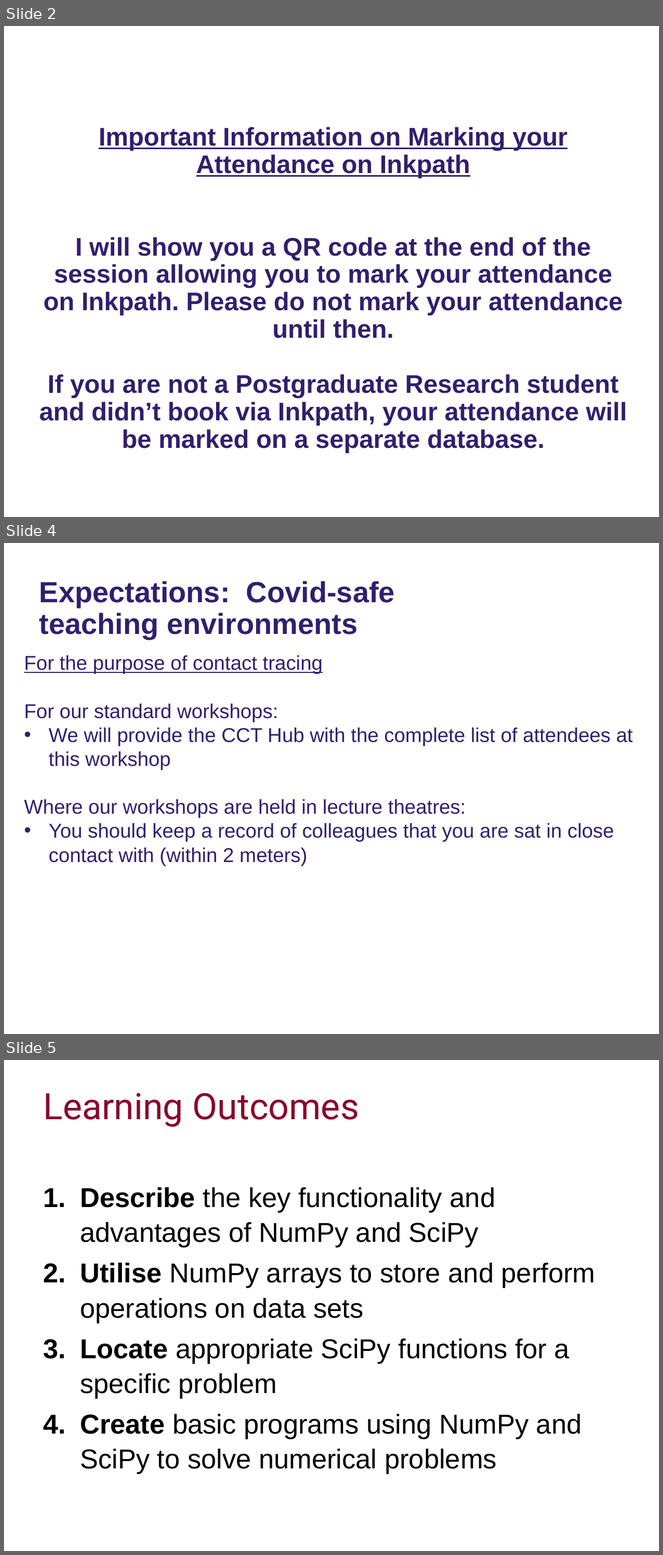
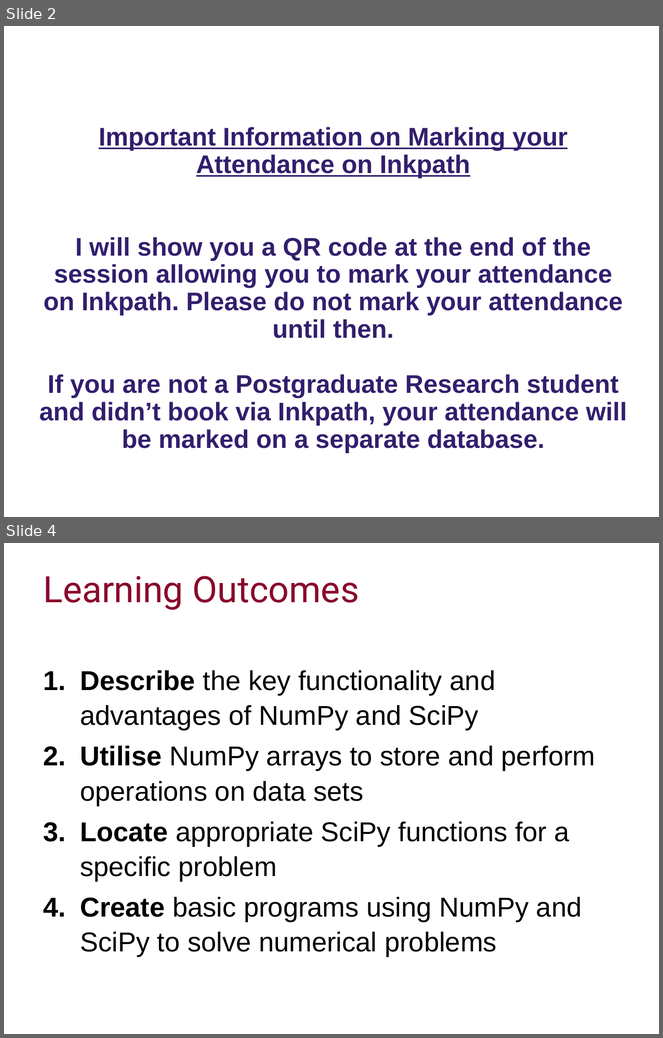
Before and after one commit to ImperialCollegeLondon/RCDS-numerical-computing-in-python-with-numpy-and-scipy, a slide deck: Numerical Computing Python Slides.pptx. Shown one above the other, each under a label of ours: slides 2, 4 and 5 before the commit, slides 2 and 4 after it; the slides between them are not shown. The pictures are 663x1555 and 663x1038 pixels, drawn with LibreOffice and Linux fonts; fonts in the diff are those of the drawing; background and template pictures are left out. Boxes give left, top, right and bottom in pixels: in the first picture for what was removed or moved away, otherwise in the second. Text is boxed around its words. In the diff, an @@ line names an element or a change of style, - is before the commit and + after.

Commit message:
Updated Covid info

```diff
--- a/Numerical Computing Python Slides.pptx
+++ b/Numerical Computing Python Slides.pptx
@@ slide 4 removed at [4,543,659,1034], background #FFFFFF @@
@@ text removed at [39,581,395,639] @@
-Expectations: Covid-safe teaching environments
@@ subtitle removed at [24,655,633,866] @@
-For the purpose of contact tracing
-For our standard workshops:
-• We will provide the CCT Hub with the complete list of attendees at this workshop
-Where our workshops are held in lecture theatres:
-• You should keep a record of colleagues that you are sat in close contact with (within 2 meters)
@@ what was slide 5 is now slide 4 @@
```
Also in this commit, not shown: 1 slide changed, 2 other files.
